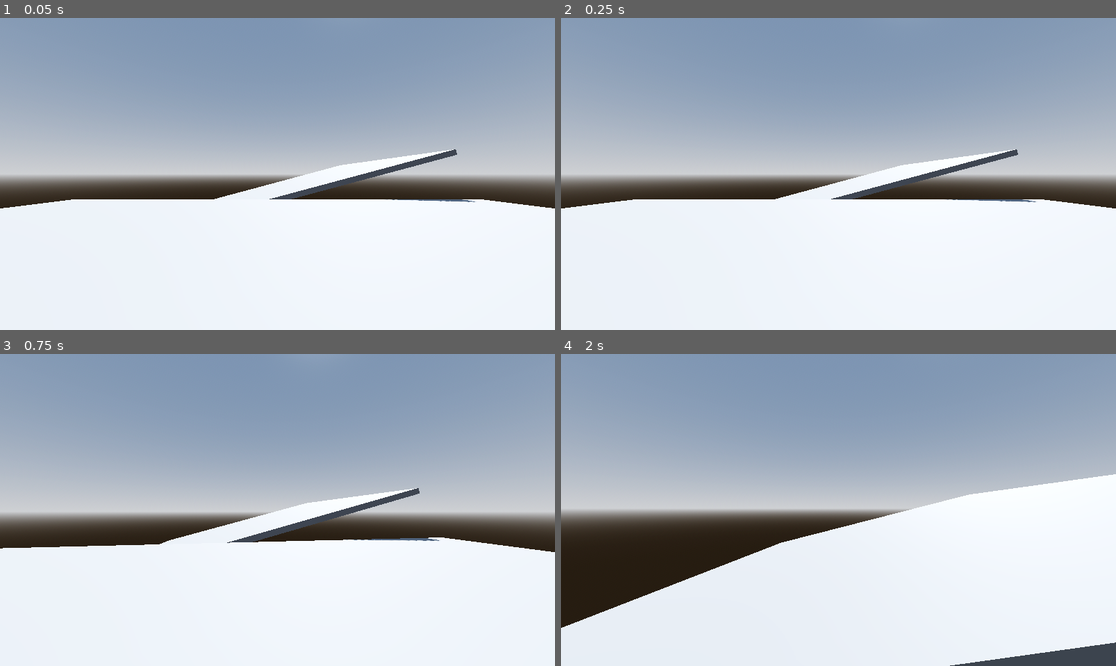
Above: before the commit, frames 1-4 (two rows, left to right).
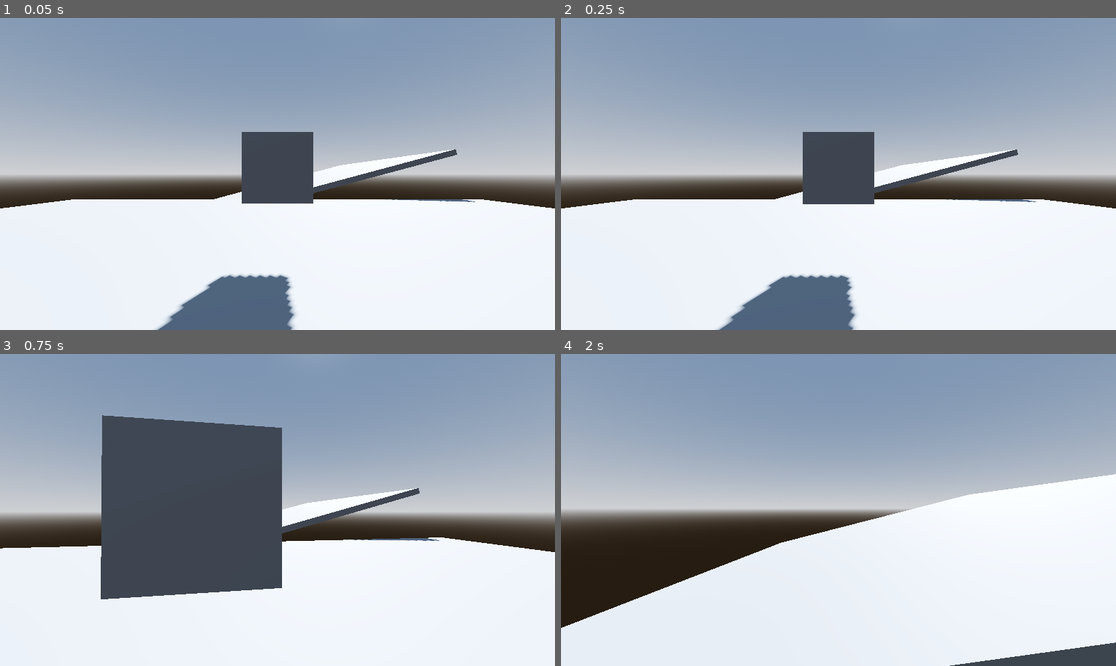
Above: after the commit, the same moments.

Repository: akulkarni3472/GodotPS1HorrorGame
Game: Godot game, scene res://Levels/level1/level1-1.tscn
Two runs of this game, one before a commit and one after it. Both use one fixed random seed, a clock stepped at 60 frames per second and the inputs below.
Inputs (mouse positions are in pixels of both pictures, inside the frame that each line leads up to):
- Up to frame 1 (0.05 s): no input
- Up to frame 2 (0.25 s): no input
- Up to frame 3 (0.75 s): tap Enter (ui_accept) at 0.5 s; move the mouse to (305, 510) at 0.52 s; hold Up (ui_up) from 0.53 s (still down)
- Up to frame 4 (2 s): keep holding Up (ui_up); tap Enter (ui_accept) at 0.77, 1.52 s; move the mouse to (810, 510) at 1.27 s

The runs differ from the first frame. In frame 1, 6.2% of the frame differs, in the area x 27-57%, y 36-100%; in frame 2, 6.2%; in frame 3, 18%, in the area x 18-51%, y 19-79%; in frame 4, nothing differs.

Commit message:
Added inherited scene to Interactable.class

Diff:
--- a/Generics/interact_generic.tscn
+++ b/Generics/interact_generic.tscn
@@ -6,8 +6,8 @@
 
 [node name="Interact_Generic" type="Area3D" groups=["Interactable"]]
 transform = Transform3D(1, 0, 0, 0, 1, 0, 0, 0, 1, 0, 0.5, 0)
-collision_layer = 15
-collision_mask = 15
+collision_layer = 8
+collision_mask = 7
 script = ExtResource("1_jf1dq")
 
 [node name="CollisionShape3D" type="CollisionShape3D" parent="."]
--- /dev/null
+++ b/Interactables/interact_cube.gd
@@ -0,0 +1,14 @@
+extends Interactable
+
+@onready var mesh = $MeshInstance3D
+
+# Called when the node enters the scene tree for the first time.
+func _ready():
+	pass # Replace with function body.
+
+# Called every frame. 'delta' is the elapsed time since the previous frame.
+func _process(delta):
+	pass
+
+func action_use():
+	self.scale = self.scale.lerp(self.scale * 2, 0.2)
--- /dev/null
+++ b/Interactables/interact_cube.tscn
@@ -0,0 +1,12 @@
+[gd_scene load_steps=4 format=3 uid="uid://chmg73m5625wr"]
+
+[ext_resource type="PackedScene" uid="uid://cpqeih1h11fgb" path="res://Generics/interact_generic.tscn" id="1_cnrjl"]
+[ext_resource type="Script" path="res://Interactables/interact_cube.gd" id="2_k2m24"]
+
+[sub_resource type="BoxMesh" id="BoxMesh_rflsl"]
+
+[node name="Interact_Generic" instance=ExtResource("1_cnrjl")]
+script = ExtResource("2_k2m24")
+
+[node name="MeshInstance3D" type="MeshInstance3D" parent="." index="1"]
+mesh = SubResource("BoxMesh_rflsl")
--- a/Levels/level1/level1-1.tscn
+++ b/Levels/level1/level1-1.tscn
@@ -1,7 +1,7 @@
 [gd_scene load_steps=8 format=3 uid="uid://dbv6qmajr27el"]
 
 [ext_resource type="PackedScene" uid="uid://pjwsorepbum0" path="res://Player/player.tscn" id="1_ncuuo"]
-[ext_resource type="PackedScene" uid="uid://cpqeih1h11fgb" path="res://Generics/interact_generic.tscn" id="2_b8gu3"]
+[ext_resource type="PackedScene" uid="uid://chmg73m5625wr" path="res://Interactables/interact_cube.tscn" id="2_8mgxf"]
 
 [sub_resource type="ProceduralSkyMaterial" id="ProceduralSkyMaterial_uoy4x"]
 sky_horizon_color = Color(0.64625, 0.65575, 0.67075, 1)
@@ -37,6 +37,7 @@
 mesh = SubResource("BoxMesh_o6cqs")
 
 [node name="GroundSB3D" type="StaticBody3D" parent="Ground"]
+collision_mask = 7
 
 [node name="CollisionShape3D" type="CollisionShape3D" parent="Ground/GroundSB3D"]
 shape = SubResource("BoxShape3D_b7vjk")
@@ -46,6 +47,7 @@
 mesh = SubResource("BoxMesh_o6cqs")
 
 [node name="GroundSB3D" type="StaticBody3D" parent="Ground2"]
+collision_mask = 7
 
 [node name="CollisionShape3D" type="CollisionShape3D" parent="Ground2/GroundSB3D"]
 shape = SubResource("BoxShape3D_b7vjk")
@@ -55,11 +57,14 @@
 mesh = SubResource("BoxMesh_o6cqs")
 
 [node name="GroundSB3D" type="StaticBody3D" parent="Ground3"]
+collision_mask = 11
 
 [node name="CollisionShape3D" type="CollisionShape3D" parent="Ground3/GroundSB3D"]
 shape = SubResource("BoxShape3D_b7vjk")
 
 [node name="Player" parent="." instance=ExtResource("1_ncuuo")]
+collision_layer = 2
+collision_mask = 13
 
-[node name="Interact_Generic" parent="." instance=ExtResource("2_b8gu3")]
-transform = Transform3D(1, 0, 0, 0, 1, 0, 0, 0, 1, 0, 1.45509, -3)
+[node name="Interact_Generic" parent="." instance=ExtResource("2_8mgxf")]
+transform = Transform3D(1, 0, 0, 0, 1, 0, 0, 0, 1, 0, 1.77185, -3.32474)
--- a/Player/player.tscn
+++ b/Player/player.tscn
@@ -82,10 +82,11 @@
 
 func process_interact_raycast():
 	var interacted = interact_rc.get_collider()
-	print(interacted)
-	if interacted != null and interacted.is_in_group(\"Interactable\") and interacted.has_method(\"action_use\"):
-		print(\"Colliding\")
-		interacted.action_use()
+	if Input.is_action_just_pressed(\"interact\"):
+		if interacted != null and \\
+		interacted.is_in_group(\"Interactable\") and \\
+		interacted.has_method(\"action_use\"):
+			interacted.action_use()
 
 func process_ground_sounds(group: String):
 	if play_footstep != 100 and (int(velocity.x) != 0 or int(velocity.z) !=0):
@@ -120,8 +121,8 @@
 
 [node name="Player" type="CharacterBody3D"]
 transform = Transform3D(1, 0, 0, 0, 1, 0, 0, 0, 1, 0, 1, 0)
-collision_layer = 2
-collision_mask = 13
+collision_layer = 0
+collision_mask = 0
 script = SubResource("GDScript_nbx6h")
 
 [node name="Pivot" type="Node3D" parent="."]
@@ -140,6 +141,7 @@
 
 [node name="InteractRC" type="RayCast3D" parent="Camera3D"]
 target_position = Vector3(0, 0, -3)
+collision_mask = 13
 collide_with_areas = true
 
 [node name="FloorDetectRC" type="RayCast3D" parent="."]
Not shown: 1 places in Player/player.tscn that only renumber resources
